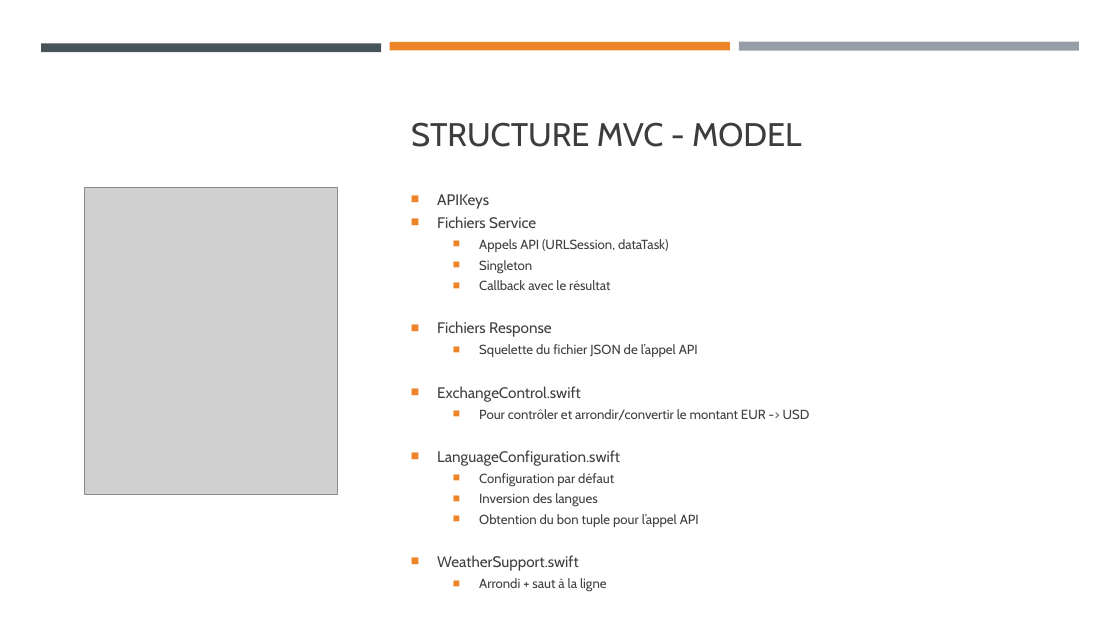
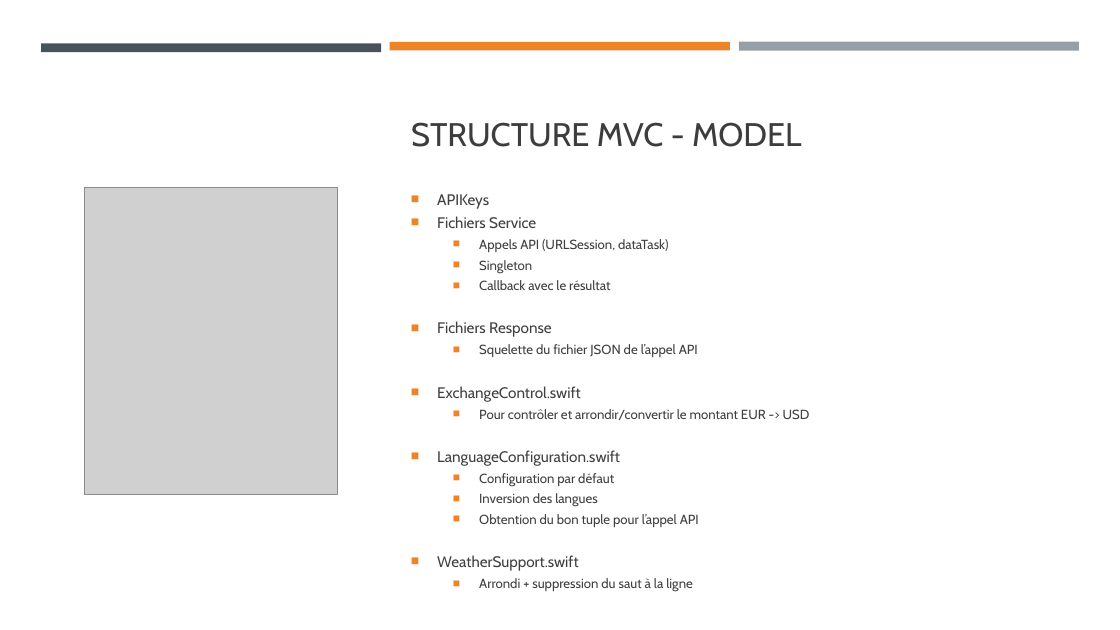
Before and after one commit to MickaeliOS/OpenClassrooms-P9-LeBaluchon, a slide deck: slide 5 of Soutenance/Horn_Mickael_presentation_4_102022.pptx. Drawn at 1120x630 pixels with LibreOffice and Linux fonts; fonts in the diff are those of the drawing; grey boxes stand for pictures. Boxes give left, top, right and bottom in pixels: in the first picture for what was removed or moved away, otherwise in the second. Text is boxed around its words. In the diff, an @@ line names an element or a change of style, - is before the commit and + after.

```diff
--- a/Soutenance/Horn_Mickael_presentation_4_102022.pptx
+++ b/Soutenance/Horn_Mickael_presentation_4_102022.pptx
@@ text at bbox=[479, 578, 693, 592]: text changed @@
-  ■ Arrondi + saut à la ligne
+  ■ Arrondi + suppression du saut à la ligne
```
Also in this commit, not shown: 1 other file.
